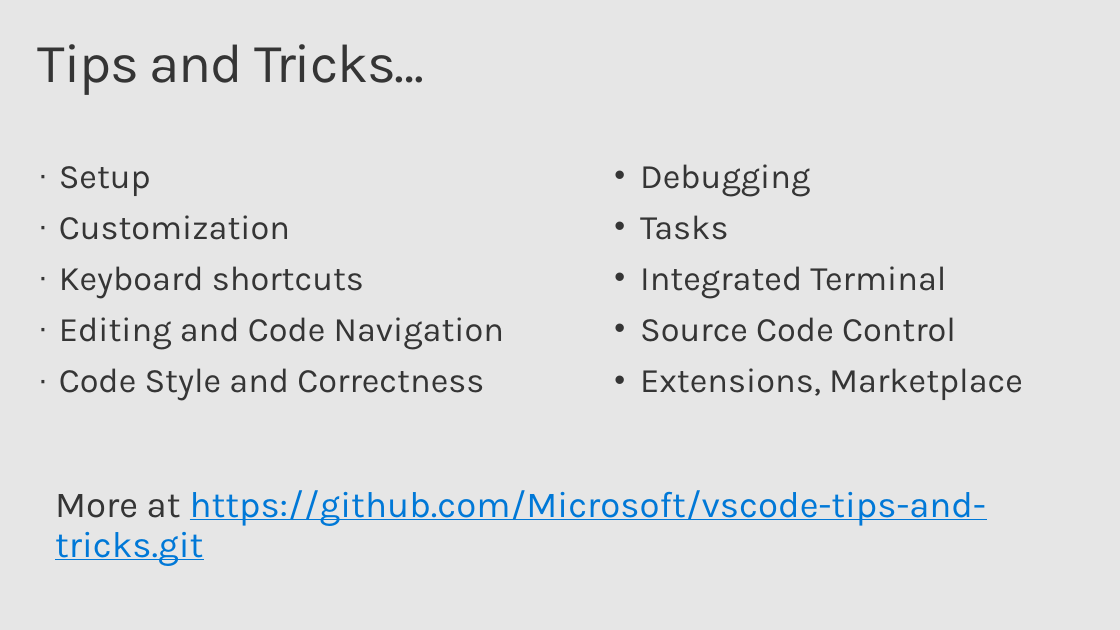
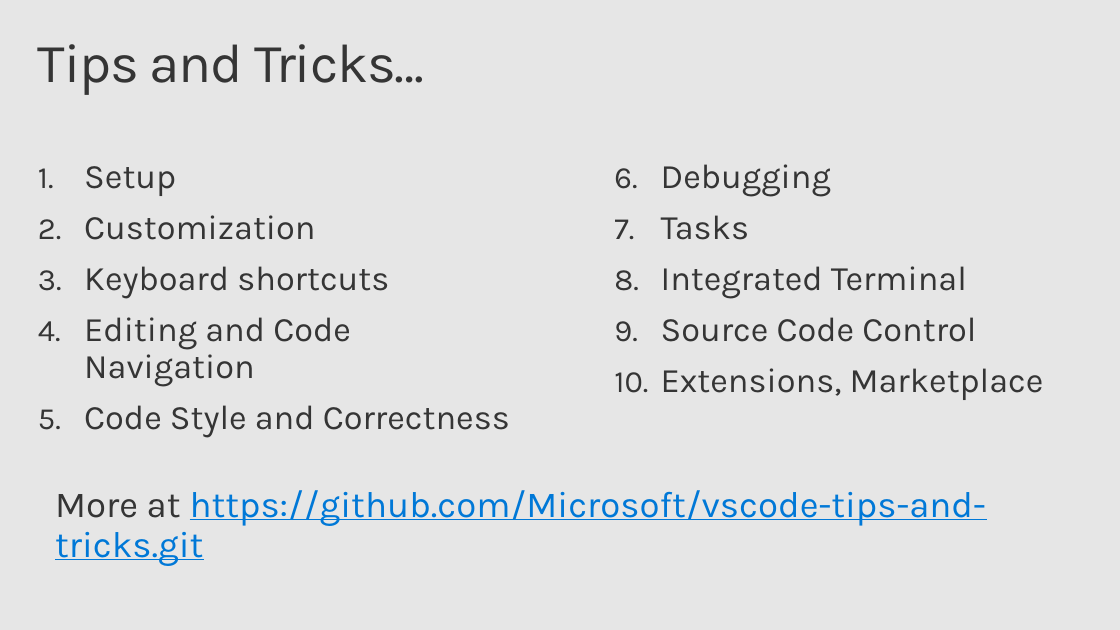
Before and after one commit to chrisdias/ignite2017, a slide deck: slide 3 of THR3028R.chrisdias.vscodetipstricks.pptx. Drawn at 1120x630 pixels with LibreOffice and Linux fonts; fonts in the diff are those of the drawing; background and template pictures are left out. Boxes give left, top, right and bottom in pixels: in the first picture for what was removed or moved away, otherwise in the second. Text is boxed around its words. In the diff, an @@ line names an element or a change of style, - is before the commit and + after.

```diff
--- a/THR3028R.chrisdias.vscodetipstricks.pptx
+++ b/THR3028R.chrisdias.vscodetipstricks.pptx
@@ text "Setup" at [84,166,510,438]: bullet · to 1. @@
@@ text "Debugging" at [661,164,1044,400]: bullet • to 1. @@
```
Also in this commit, not shown: 9 other slides changed, 2 other files.
